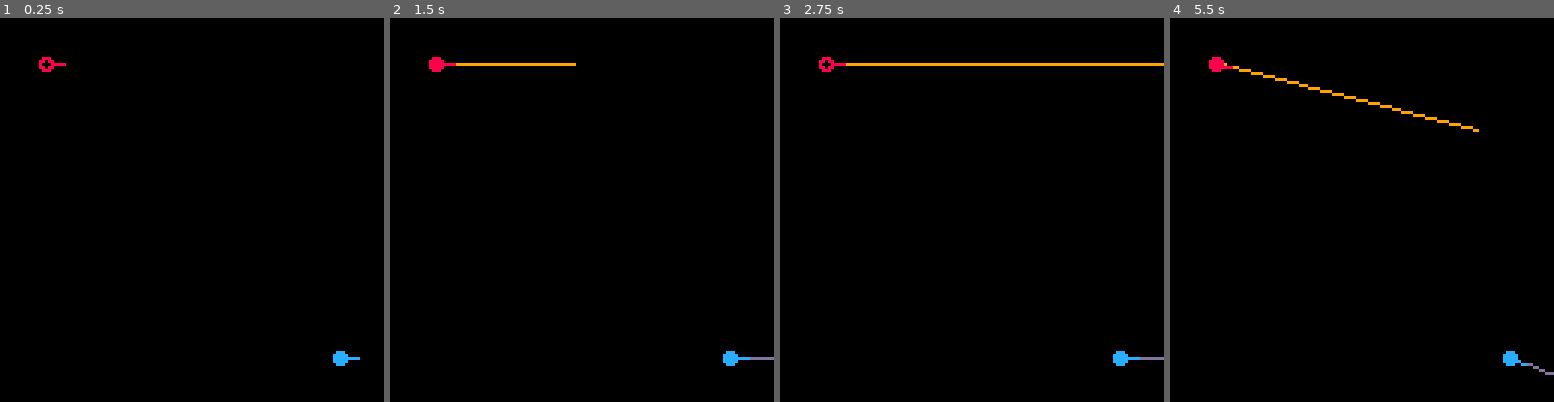
Above: before the commit, frames 1-4 (left to right).
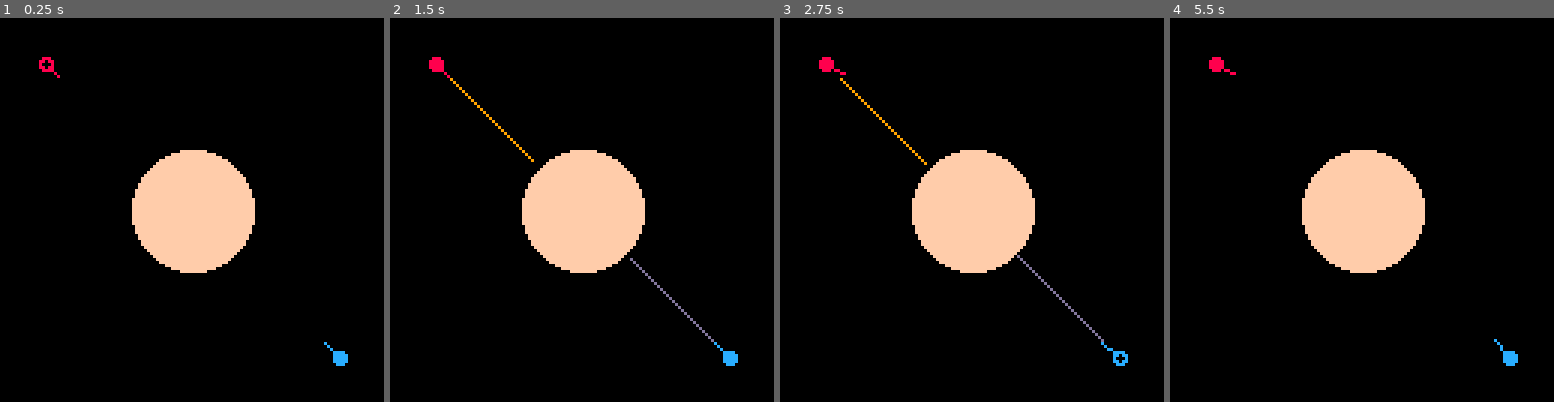
Above: after the commit, the same moments.

Repository: alxgnon/pico-8
Game: PICO-8 cartridge gravitywar.p8
Two runs of this game, one before a commit and one after it. Both use one fixed random seed, a clock stepped at 60 frames per second and the inputs below.
Inputs:
- Up to frame 1 (0.25 s): no input
- Up to frame 2 (1.5 s): tap O (Z key) at 0.33, 0.7, 1.43 s; tap X (X key) at 1.07 s
- Up to frame 3 (2.75 s): hold Left 1.97-2.37 s; tap X (X key) at 2.07, 2.4, 2.73 s; tap O (Z key) at 2.22 s; hold Down from 2.42 s (still down)
- Up to frame 4 (5.5 s): release Down at 2.82 s; hold Right 2.87-3.53 s; tap X (X key) every 0.33 s from 3.07 to 5.4 s; tap O (Z key) at 3.1, 3.98, 4.87 s; hold Up 3.58-4.08 s; hold Right 4.13-4.53 s; hold Down 4.58-5.08 s; hold Left from 5.13 s (still down)

The runs differ from the first frame. In frame 1, 8.1% of the frame differs, in the area x 13-94%, y 11-90%; in frame 2, 8.7%; in frame 3, 9.2%, in the area x 10-100%, y 10-90%; in frame 4, 8.7%.

Commit message:
gravity: aim towards center

Diff:
--- a/gravitywar.p8
+++ b/gravitywar.p8
@@ -6,11 +6,12 @@
 shots = {}
 
 function player(x, y, col)
+	local d = atan2(64-x,64-y,x,y)
 	return {
 		x = x,
 		y = y,
-		d = 0,
-		od = 0,
+		d = d,
+		od = d,
 		r = 2,
 		col = col,
 	}
@@ -39,7 +40,7 @@
 
 function _init()
 	cls()
-	--add(planets, planet(64, 64, 20))
+	add(planets, planet(64, 64, 20))
 	add(players, player(15, 15, 8))
 	add(players, player(113, 113, 12))
 	playing = 0
@@ -85,6 +86,7 @@
 	end
 
 	local a = players[playing]
+	if (not a) return
 	a.od = a.d
 	if (btn"0") a.d += 0.005
 	if (btn"1") a.d -= 0.005
@@ -106,8 +108,8 @@
 
 function draw_players()
 	for i, a in pairs(players) do
-		line(a.x, a.y, a.x + cos(a.od) * 6, a.y + sin(a.od) * 6, 0)
-		line(a.x, a.y, a.x + cos(a.d) * 6, a.y + sin(a.d) * 6, a.col)
+		line(a.x, a.y, a.x + cos(a.od) * 7, a.y + sin(a.od) * 7, 0)
+		line(a.x, a.y, a.x + cos(a.d) * 7, a.y + sin(a.d) * 7, a.col)
 		circfill(a.x, a.y, a.r, a.col)
 
 		if i == playing then
